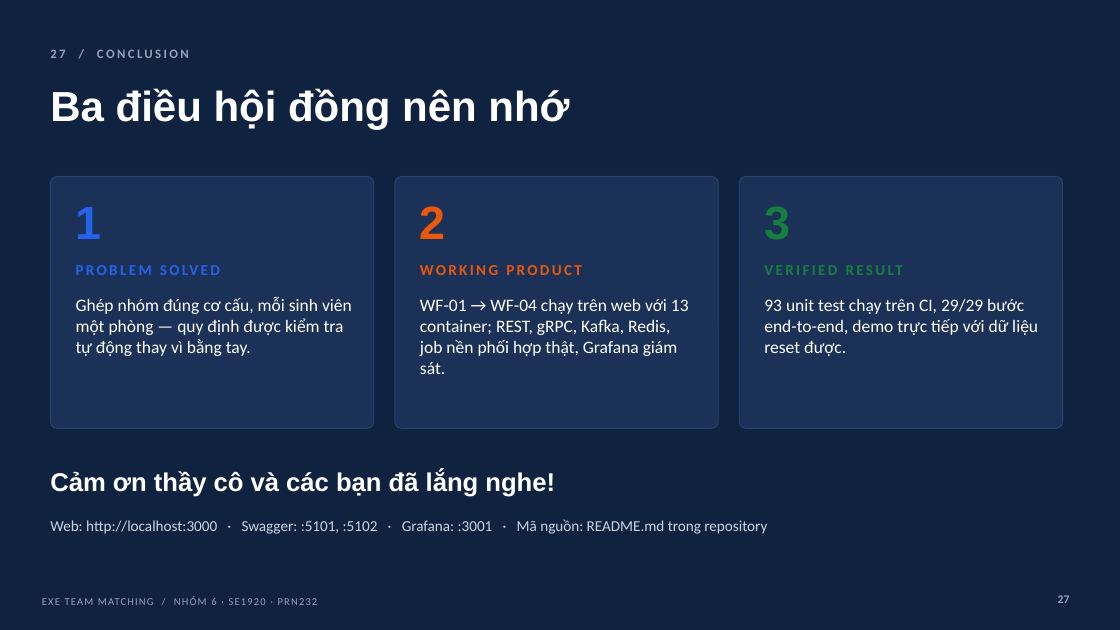
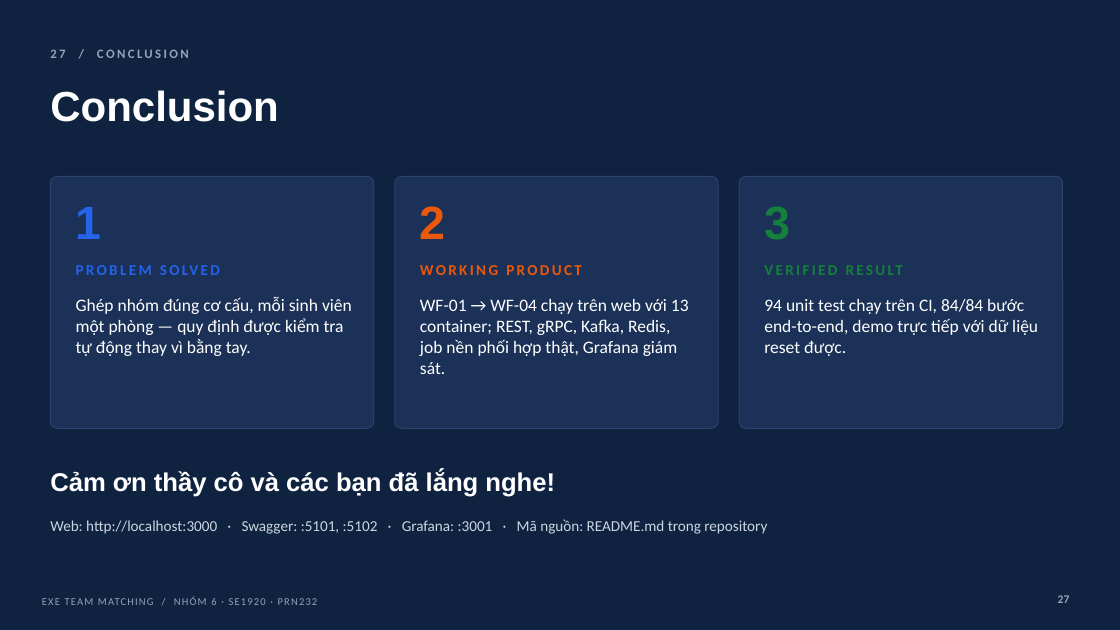
Before and after one commit to co-duong-hao/PRN232_Final, a slide deck: slide 27 of docs/slides/EXE_Team_Matching_Nhom6.pptx. Drawn at 1120x630 pixels with LibreOffice and Linux fonts; fonts in the diff are those of the drawing. Boxes give left, top, right and bottom in pixels: in the first picture for what was removed or moved away, otherwise in the second. Text is boxed around its words. In the diff, an @@ line names an element or a change of style, - is before the commit and + after.

```diff
--- a/docs/slides/EXE_Team_Matching_Nhom6.pptx
+++ b/docs/slides/EXE_Team_Matching_Nhom6.pptx
@@ text at <box>50,90,278,122</box>: text changed @@
-Ba điều hội đồng nên nhớ
+Conclusion
@@ text at <box>764,299,1038,356</box>: text changed @@
-93 unit test chạy trên CI, 29/29 bước end-to-end, demo trực tiếp với dữ liệu reset được.
+94 unit test chạy trên CI, 84/84 bước end-to-end, demo trực tiếp với dữ liệu reset được.
```
Also in this commit, not shown: 27 other slides changed, 2 other files.
